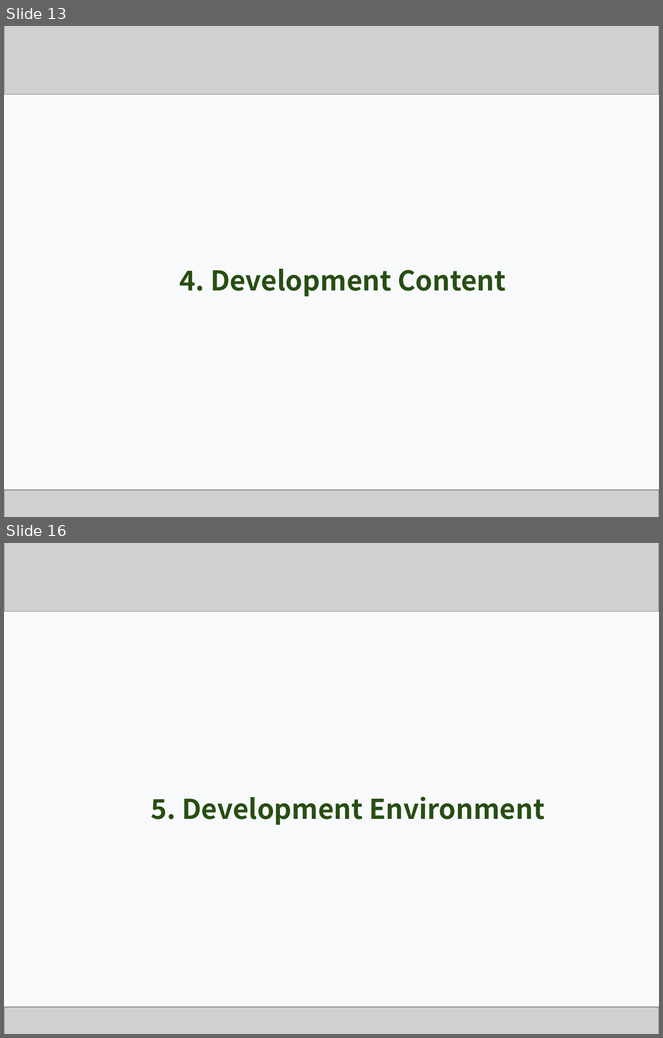
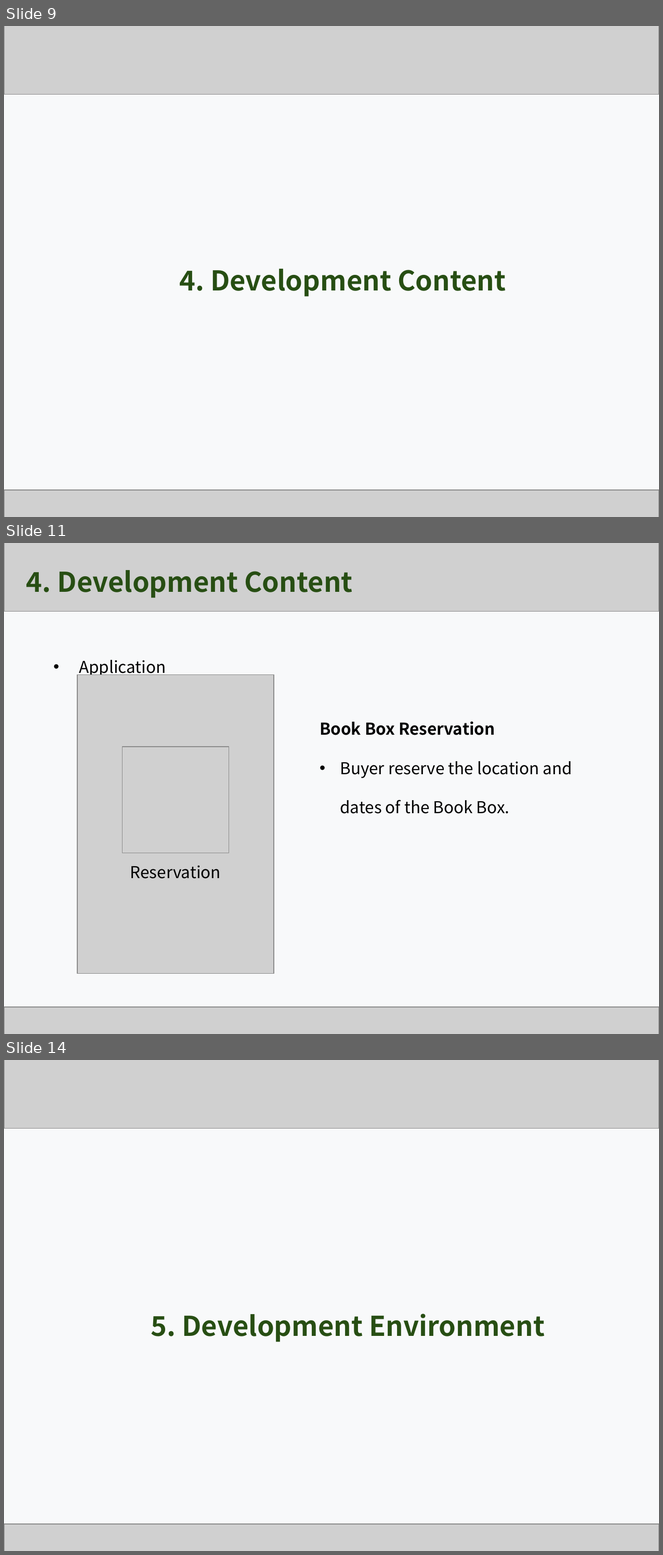
Before and after one commit to Team-GoNaMi/Docs, a slide deck: PPT/Team1_Presentation Material_3rd Week.pptx. Shown one above the other, each under a label of ours: slides 13 and 16 before the commit, slides 9, 11 and 14 after it; the slides between them are not shown. The pictures are 663x1038 and 663x1555 pixels, drawn with LibreOffice and Linux fonts; fonts in the diff are those of the drawing; grey boxes stand for pictures. Boxes give left, top, right and bottom in pixels: in the first picture for what was removed or moved away, otherwise in the second. Text is boxed around its words. In the diff, an @@ line names an element or a change of style, - is before the commit and + after.

```diff
--- a/PPT/Team1_Presentation Material_3rd Week.pptx
+++ b/PPT/Team1_Presentation Material_3rd Week.pptx
@@ slide 11 added at [4, 543, 659, 1034], background #F8F9FA @@
@@ picture added at [4, 543, 659, 572] @@
@@ picture added at [4, 543, 659, 611] @@
@@ text added at [26, 570, 352, 598], 30 pt, text #274E13, bold @@
+4. Development Content
@@ text added at [79, 660, 166, 678], 18 pt, text #000000 @@
+• Application
@@ picture added at [77, 675, 274, 974] @@
@@ text added at [320, 721, 572, 814], 18 pt, text #000000 @@
+Book Box Reservation
+• Buyer reserve the location and dates of the Book Box.
@@ picture added at [123, 747, 229, 853] @@
@@ text added at [130, 865, 221, 879], 18 pt, text #000000 @@
+Reservation
@@ picture added at [4, 1007, 659, 1034] @@
@@ what was slide 13 is now slide 9 @@
@@ what was slide 16 is now slide 14 @@
```
Also in this commit, not shown: 6 slides changed, 8 other slides added, 10 slides removed, 2 other files.
